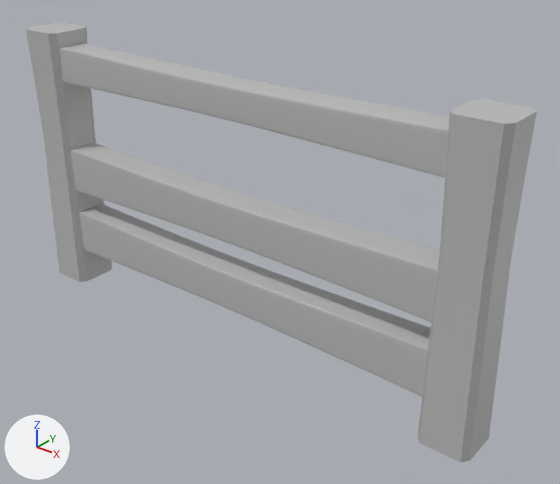
What one commit did to the FBX model Assets/Art/Models/Fence1.fbx.
The view is the same before and after, from a 50 mm camera at (1.87, -2.05, 1.81) aimed at (0.17, 0.07, 0.49). The lights are fixed; the arrows at lower left show +X, +Y and +Z. Where no turn or scale is listed for an object, it has been applied to the vertices.
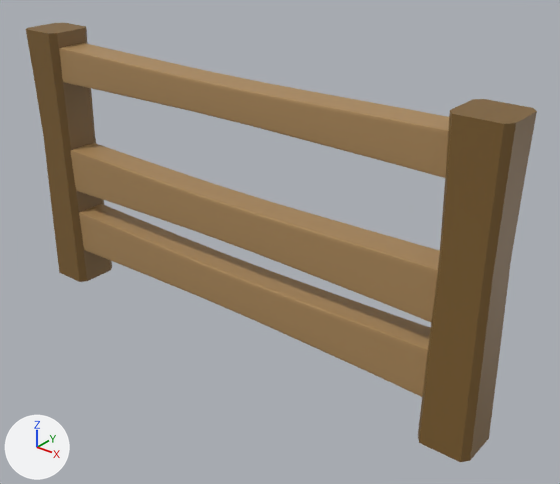
Diff of the bpy script that builds the scene:
```diff
--- a/Assets/Art/Models/Fence1.fbx.py
+++ b/Assets/Art/Models/Fence1.fbx.py
@@ mat_fence_wood2 @@
+mat_fence_wood2 = principled_material('Fence_wood2')
+mat_fence_wood2.base_color = (0.416, 0.254, 0.106)  # brown #ad8a5c
@@ mat_fence_wood @@
+mat_fence_wood = principled_material('Fence_wood')
+mat_fence_wood.base_color = (0.212, 0.118, 0.0313)  # brown #7f6031
@@ me_mesh @@
 me_mesh.from_pydata(...)  # 408 vertices, 406 faces; spans x -1.1..1.1, y -0.1..0.1, z 0.0..1.17
 # used by ob_pcube14; location = (0.0, 0.0, 0.015)
+# me_mesh part 1: all 77 faces centred in x -1.1..-0.9, y -0.1..0.1, z 0.0..1.17 switch from mat_lambert1 (grey #bcbcbc) to mat_fence_wood (brown #7f6031)
+# me_mesh part 2: all 77 faces centred in x 0.9..1.1, y -0.1..0.1, z 0.0..1.17 switch from mat_lambert1 (grey #bcbcbc) to mat_fence_wood (brown #7f6031)
+# me_mesh part 3: all 252 faces centred in x -0.86..0.86, y -0.07..0.07, z 0.16..1.11 switch from mat_lambert1 (grey #bcbcbc) to mat_fence_wood2 (brown #ad8a5c)
```

Pixel boxes (x1, y1, x2, y2) of what changed, in the pictures (560 x 484 px):
part 1 of me_mesh, recoloured (grey to brown)
    both: (26, 23, 112, 282)
part 2 of me_mesh, recoloured (grey to brown)
    both: (418, 99, 537, 462)
part 3 of me_mesh, recoloured (grey to brown)
    both: (59, 43, 449, 397)
